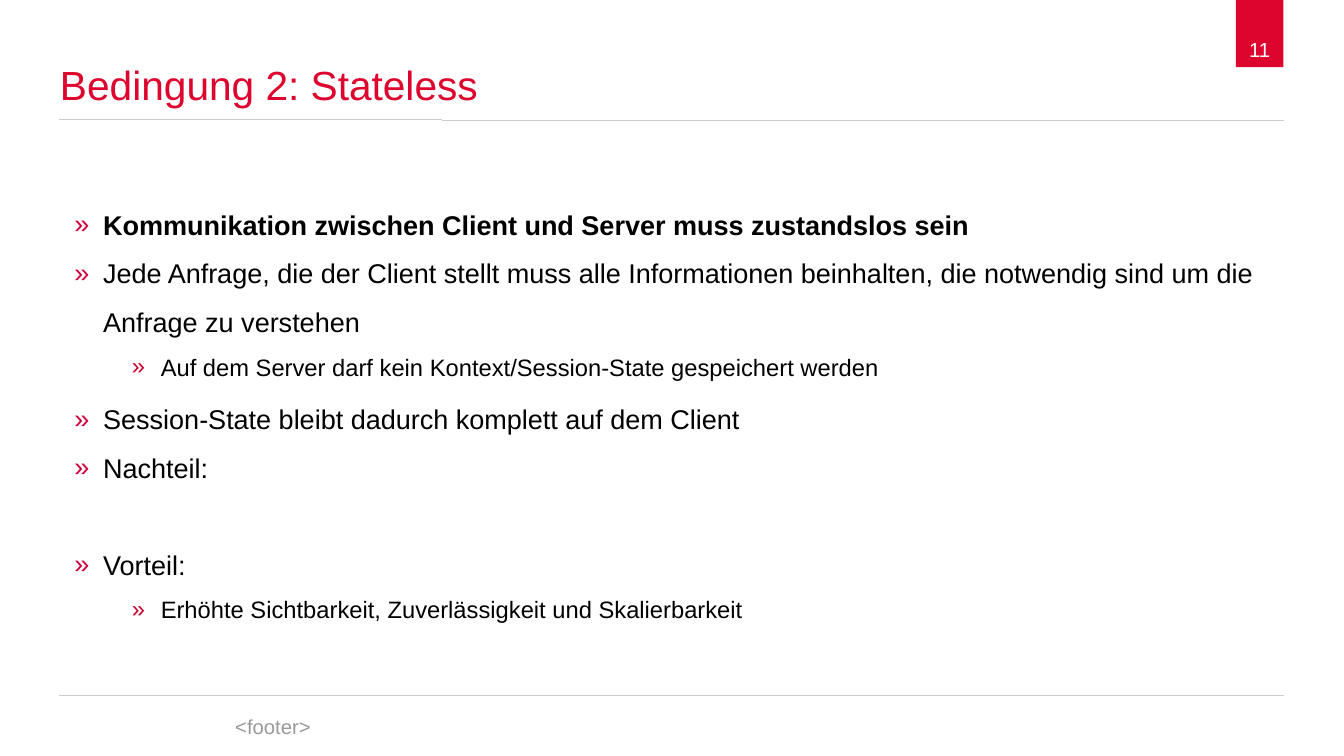
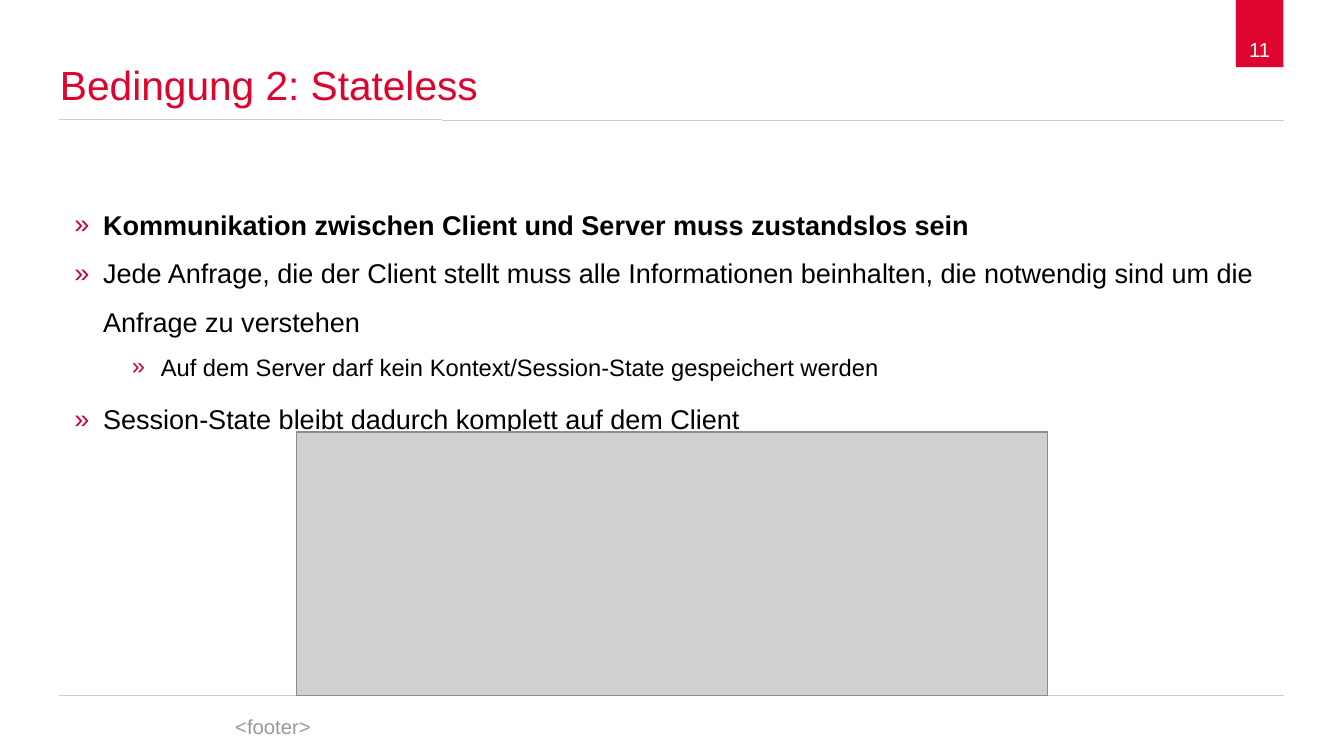
Before and after one commit to spaceone/presentations, a slide deck: slide 11 of representational-state-transfer/representational-state-transfer.odp. Drawn at 1344x756 pixels with LibreOffice and Linux fonts; fonts in the diff are those of the drawing; grey boxes stand for pictures; background and template pictures are left out. Boxes give left, top, right and bottom in pixels: in the first picture for what was removed or moved away, otherwise in the second. Text is boxed around its words. In the diff, an @@ line names an element or a change of style, - is before the commit and + after.

```diff
--- a/representational-state-transfer/representational-state-transfer.odp
+++ b/representational-state-transfer/representational-state-transfer.odp
@@ picture added at (296, 432, 1048, 696) @@
@@ text at (103, 458, 743, 623): paragraphs removed @@
-» Nachteil:
-» Vorteil:
-    » Erhöhte Sichtbarkeit, Zuverlässigkeit und Skalierbarkeit
```
Also in this commit, not shown: 15 other slides changed, 15 slides added, 4 slides removed, 3 other files.
